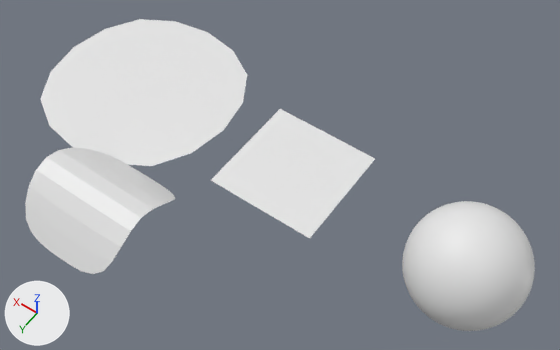
A saved change to the Blender file test/blender_scene/sphere.blend.
Rendered twice from a 50 mm camera at (-1.31, 3.39, 5.15) aimed at (1.0, 0.16, 0.07). The lights are fixed; the arrows at lower left show +X, +Y and +Z. The picture after the commit comes second.
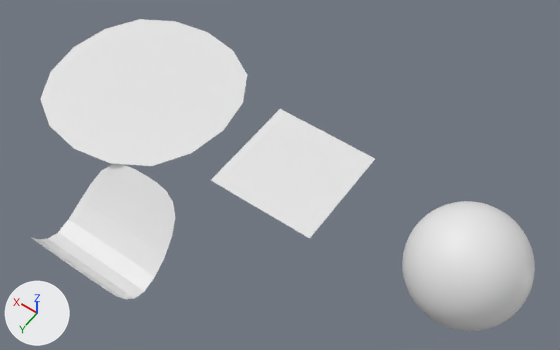
What differs and where, as boxes [x1, y1, x2, y2] in the pictures (560 x 350 px):
'Plane.002', reshaped (6% taller)
    before: [25, 148, 175, 274]
    after: [32, 165, 175, 299]

Patch to the scene script:
```diff
--- a/test/blender_scene/sphere.blend.py
+++ b/test/blender_scene/sphere.blend.py
@@ me_plane_002 @@
 # used by ob_plane_002; location = (1.949, 1.276, 0.0); scale = (1.0, 1.0, 3.09)
 # before: 4 (-0.5, 0.038, 0.197), 6 (0.5, 0.038, 0.197), 8 (0.0, 0.038, 0.197)
-me_plane_002.from_pydata(...)  # 9 vertices, 4 faces; spans x -0.5..0.5, y -0.5..0.5, z 0.0..0.197
+me_plane_002.from_pydata(...)  # 9 vertices, 4 faces; spans x -0.5..0.5, y -0.5..0.5, z -0.233..0.0
+# me_plane_002 part 1
+for i in [4, 6, 8]: me_plane_002.vertices[i].co += Vector((0.0, 0.22, -0.429))
 me_plane_002.materials.append(mat_material)
```
